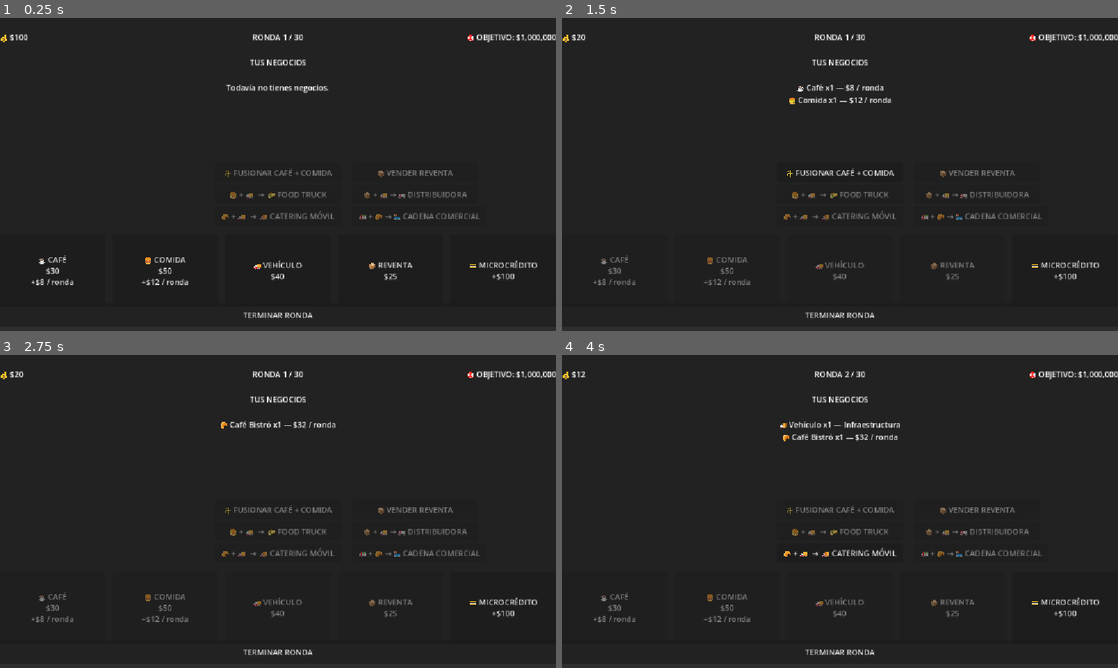
Above: before the commit, frames 1-4 (two rows, left to right).
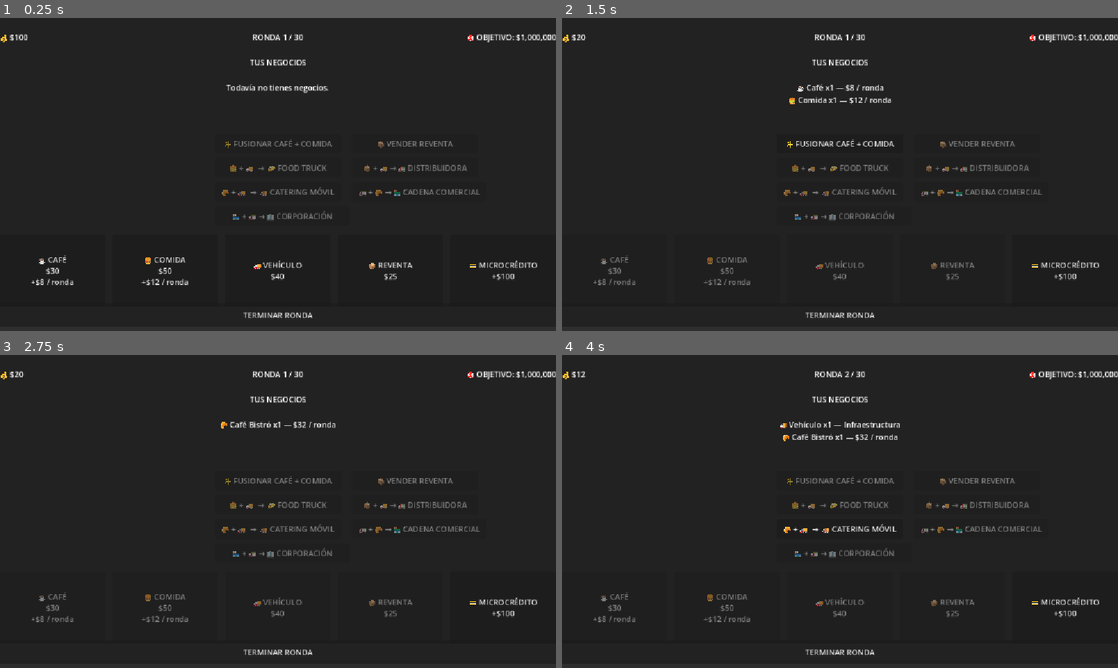
Above: after the commit, the same moments.

Repository: AdolfoBarca/imperio
Game: Godot game, scene res://Main.tscn
The game is run twice, just before and just after one commit, with the same random seed, the same clock (stepped at 60 frames per second) and the same inputs. The project has no main scene, so this scene is started directly.
Inputs:
- Up to frame 1 (0.25 s): no input
- Up to frame 2 (1.5 s): click "☕ CAFÉ $30 +$8 / ronda" at 0.5 s; click "🍔 COMIDA $50 +$12 / ronda" at 1.25 s
- Up to frame 3 (2.75 s): click "✨ FUSIONAR CAFÉ + COMIDA" at 2 s
- Up to frame 4 (4 s): click "TERMINAR RONDA" at 2.75 s; click "🚚 VEHÍCULO $40" at 3.5 s

The runs differ from the first frame. In frame 1, 1.9% of the frame differs, in the area x 39-87%, y 38-65%; in frame 2, 1.9%; in frame 3, 1.9%; in frame 4, 1.9%.

Commit message:
Agregar corporacion y ajustar fusiones

Diff:
--- a/Main.gd
+++ b/Main.gd
@@ -20,6 +20,7 @@
 const INGRESO_CATERING: int = 85
 const INGRESO_DISTRIBUIDORA: int = 110
 const INGRESO_CADENA: int = 450
+const INGRESO_CORPORACION: int = 2500
 
 
 # =========================================================
@@ -45,6 +46,7 @@
 var catering_moviles: int = 0
 var distribuidoras: int = 0
 var cadenas_comerciales: int = 0
+var corporaciones: int = 0
 
 
 # =========================================================
@@ -56,6 +58,7 @@
 var catering_descubierto: bool = false
 var distribuidora_descubierta: bool = false
 var cadena_descubierta: bool = false
+var corporacion_descubierta: bool = false
 
 
 # =========================================================
@@ -78,6 +81,7 @@
 @onready var vender_reventa_button: Button = $ZonaNegocios/VenderReventaButton
 @onready var fusion_distribuidora_button: Button = $ZonaNegocios/FusionDistribuidoraButton
 @onready var fusion_cadena_button: Button = $ZonaNegocios/FusionCadenaButton
+@onready var fusion_corporacion_button: Button = $ZonaNegocios/FusionCorporacionButton
 
 @onready var nueva_partida_button: Button = $ZonaNegocios/NuevaPartidaButton
 @onready var terminar_ronda_button: Button = $TerminarRondaButton
@@ -102,6 +106,7 @@
 	vender_reventa_button.pressed.connect(vender_reventa)
 	fusion_distribuidora_button.pressed.connect(fusionar_distribuidora)
 	fusion_cadena_button.pressed.connect(fusionar_cadena_comercial)
+	fusion_corporacion_button.pressed.connect(fusionar_corporacion)
 
 	nueva_partida_button.pressed.connect(nueva_partida)
 	terminar_ronda_button.pressed.connect(terminar_ronda)
@@ -341,6 +346,36 @@
 		print("✨ NUEVA FUSIÓN DESCUBIERTA")
 		print("🏪 CADENA COMERCIAL")
 		print("+$450 / RONDA")
+		print("================================")
+		print("")
+
+	actualizar_interfaz()
+
+
+# =========================================================
+# FUSIÓN 6
+# CADENA COMERCIAL + DISTRIBUIDORA = CORPORACIÓN
+# =========================================================
+
+func fusionar_corporacion() -> void:
+	if partida_terminada:
+		return
+
+	if cadenas_comerciales < 1 or distribuidoras < 1:
+		return
+
+	cadenas_comerciales -= 1
+	distribuidoras -= 1
+	corporaciones += 1
+
+	if not corporacion_descubierta:
+		corporacion_descubierta = true
+
+		print("")
+		print("================================")
+		print("✨ NUEVA FUSIÓN DESCUBIERTA")
+		print("🏢 CORPORACIÓN")
+		print("+$2500 / RONDA")
 		print("================================")
 		print("")
 
@@ -386,6 +421,7 @@
 	var ingreso_catering: int = catering_moviles * INGRESO_CATERING
 	var ingreso_distribuidoras: int = distribuidoras * INGRESO_DISTRIBUIDORA
 	var ingreso_cadenas: int = cadenas_comerciales * INGRESO_CADENA
+	var ingreso_corporaciones: int = corporaciones * INGRESO_CORPORACION
 
 	var ingresos_totales: int = (
 		ingreso_cafes
@@ -395,6 +431,7 @@
 		+ ingreso_catering
 		+ ingreso_distribuidoras
 		+ ingreso_cadenas
+		+ ingreso_corporaciones
 	)
 
 	dinero += ingresos_totales
@@ -410,6 +447,7 @@
 	print("CATERING: $", ingreso_catering)
 	print("DISTRIBUIDORAS: $", ingreso_distribuidoras)
 	print("CADENAS COMERCIALES: $", ingreso_cadenas)
+	print("CORPORACIONES: $", ingreso_corporaciones)
 	print("--------------------------------")
 	print("INGRESOS TOTALES: $", ingresos_totales)
 	print("DINERO TOTAL: $", dinero)
@@ -503,6 +541,14 @@
 	catering_moviles = 0
 	distribuidoras = 0
 	cadenas_comerciales = 0
+	corporaciones = 0
+
+	bistro_descubierto = false
+	food_truck_descubierto = false
+	catering_descubierto = false
+	distribuidora_descubierta = false
+	cadena_descubierta = false
+	corporacion_descubierta = false
 
 	nueva_partida_button.visible = false
 
@@ -533,6 +579,7 @@
 	vender_reventa_button.disabled = true
 	fusion_distribuidora_button.disabled = true
 	fusion_cadena_button.disabled = true
+	fusion_corporacion_button.disabled = true
 
 	terminar_ronda_button.disabled = true
 
@@ -561,6 +608,7 @@
 		and catering_moviles == 0
 		and distribuidoras == 0
 		and cadenas_comerciales == 0
+		and corporaciones == 0
 	):
 		texto += "Todavía no tienes negocios."
 
@@ -613,6 +661,12 @@
 				cadenas_comerciales * INGRESO_CADENA
 			]
 
+		if corporaciones > 0:
+			texto += "🏢 Corporación x%d — $%d / ronda\n" % [
+				corporaciones,
+				corporaciones * INGRESO_CORPORACION
+			]
+
 	negocios_label.text = texto
 
 
@@ -680,6 +734,12 @@
 		or partida_terminada
 	)
 
+	fusion_corporacion_button.disabled = (
+		cadenas_comerciales < 1
+		or distribuidoras < 1
+		or partida_terminada
+	)
+
 
 	# =====================================================
 	# TERMINAR RONDA
--- a/Main.tscn
+++ b/Main.tscn
@@ -77,9 +77,9 @@
 [node name="FusionarButton" type="Button" parent="ZonaNegocios" unique_id=20775884]
 layout_mode = 0
 offset_left = 446.0
-offset_top = 220.0
+offset_top = 160.0
 offset_right = 706.0
-offset_bottom = 260.0
+offset_bottom = 200.0
 text = "✨ FUSIONAR CAFÉ + COMIDA"
 
 [node name="NuevaPartidaButton" type="Button" parent="ZonaNegocios" unique_id=925060207]
@@ -91,42 +91,50 @@
 [node name="FusionFoodTruckButton" type="Button" parent="ZonaNegocios" unique_id=1135346258]
 layout_mode = 0
 offset_left = 446.0
-offset_top = 265.0
+offset_top = 210.0
 offset_right = 706.0
-offset_bottom = 305.0
+offset_bottom = 250.0
 text = "🍔 + 🚚  →  🌮 FOOD TRUCK"
 
 [node name="FusionCateringButton" type="Button" parent="ZonaNegocios" unique_id=39865800]
 layout_mode = 0
 offset_left = 446.0
-offset_top = 310.0
+offset_top = 260.0
 offset_right = 706.0
-offset_bottom = 350.0
+offset_bottom = 300.0
 text = "🥐 + 🚚  →  🚚 CATERING MÓVIL"
 
 [node name="VenderReventaButton" type="Button" parent="ZonaNegocios" unique_id=695198940]
 layout_mode = 0
 offset_left = 730.0
-offset_top = 220.0
+offset_top = 160.0
 offset_right = 990.0
-offset_bottom = 260.0
+offset_bottom = 200.0
 text = "📦 VENDER REVENTA"
 
 [node name="FusionDistribuidoraButton" type="Button" parent="ZonaNegocios" unique_id=1601601895]
 layout_mode = 0
 offset_left = 730.0
-offset_top = 265.0
+offset_top = 210.0
 offset_right = 990.0
-offset_bottom = 305.0
+offset_bottom = 250.0
 text = "📦 + 🚚 → 🚛 DISTRIBUIDORA"
 
 [node name="FusionCadenaButton" type="Button" parent="ZonaNegocios" unique_id=2136102667]
 layout_mode = 0
 offset_left = 730.0
+offset_top = 260.0
+offset_right = 1008.0
+offset_bottom = 300.0
+text = "🚛 + 🥐 → 🏪 CADENA COMERCIAL"
+
+[node name="FusionCorporacionButton" type="Button" parent="ZonaNegocios" unique_id=522707482]
+layout_mode = 0
+offset_left = 446.0
 offset_top = 310.0
-offset_right = 1008.0
+offset_right = 724.0
 offset_bottom = 350.0
-text = "🚛 + 🥐 → 🏪 CADENA COMERCIAL"
+text = "🏪 + 🚛 → 🏢 CORPORACIÓN"
 
 [node name="ManoCartas" type="Panel" parent="." unique_id=1022945037]
 layout_mode = 0
